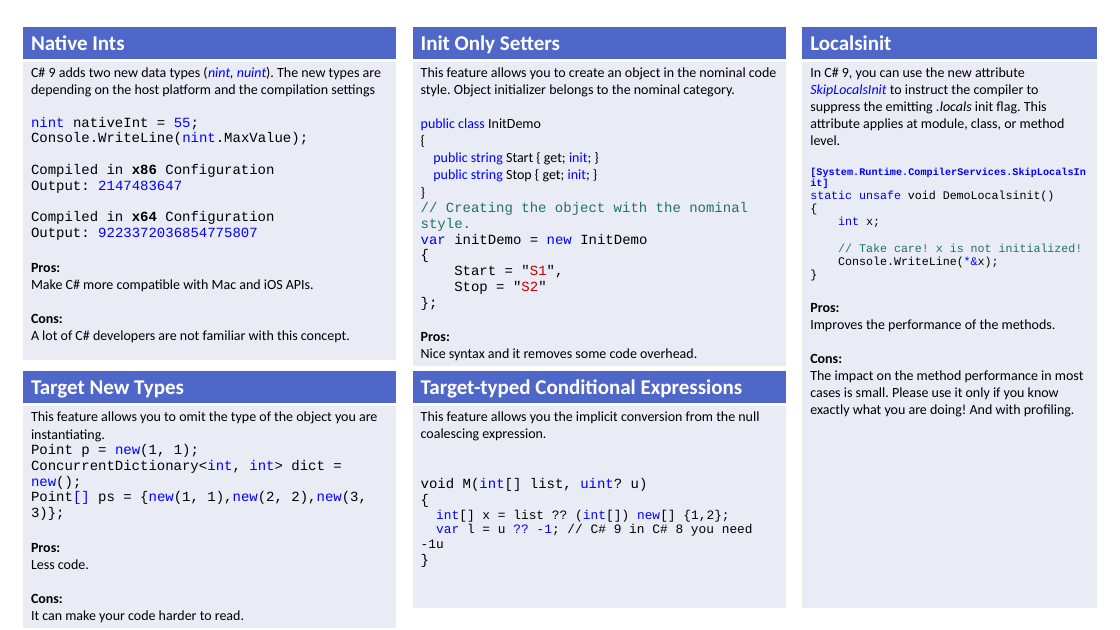
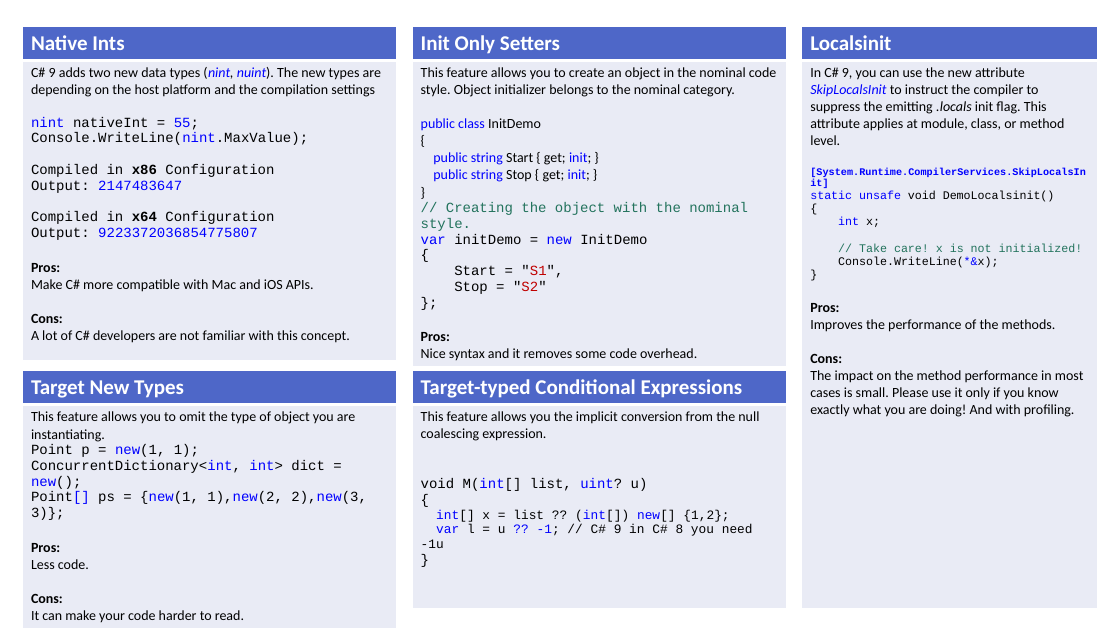
Before and after one commit to alugili/CSharp-9-CheatSheet, a slide deck: slide 3 of CSharp_9_CheatSheet.pptx. Drawn at 1120x630 pixels with LibreOffice and Linux fonts; fonts in the diff are those of the drawing. Boxes give left, top, right and bottom in pixels: in the first picture for what was removed or moved away, otherwise in the second. Text is boxed around its words. In the diff, an @@ line names an element or a change of style, - is before the commit and + after.

```diff
--- a/CSharp_9_CheatSheet.pptx
+++ b/CSharp_9_CheatSheet.pptx
@@ table at <box>23,371,397,627</box> @@
-row 2, column 1: This feature allows you to omit the type of the object you are instantiating. / Point p = new(1, 1); / ConcurrentDictionary<int, int> dict = new(); / Point[] ps = {new(1, 1),new(2, 2),new(3, 3)}; / Pros: / Less code. / Cons: / It can make your code harder to read.
+row 2, column 1: This feature allows you to omit the type of object you are instantiating. / Point p = new(1, 1); / ConcurrentDictionary<int, int> dict = new(); / Point[] ps = {new(1, 1),new(2, 2),new(3, 3)}; / Pros: / Less code. / Cons: / It can make your code harder to read.
```
Also in this commit, not shown: 4 other slides changed, 1 other file.
